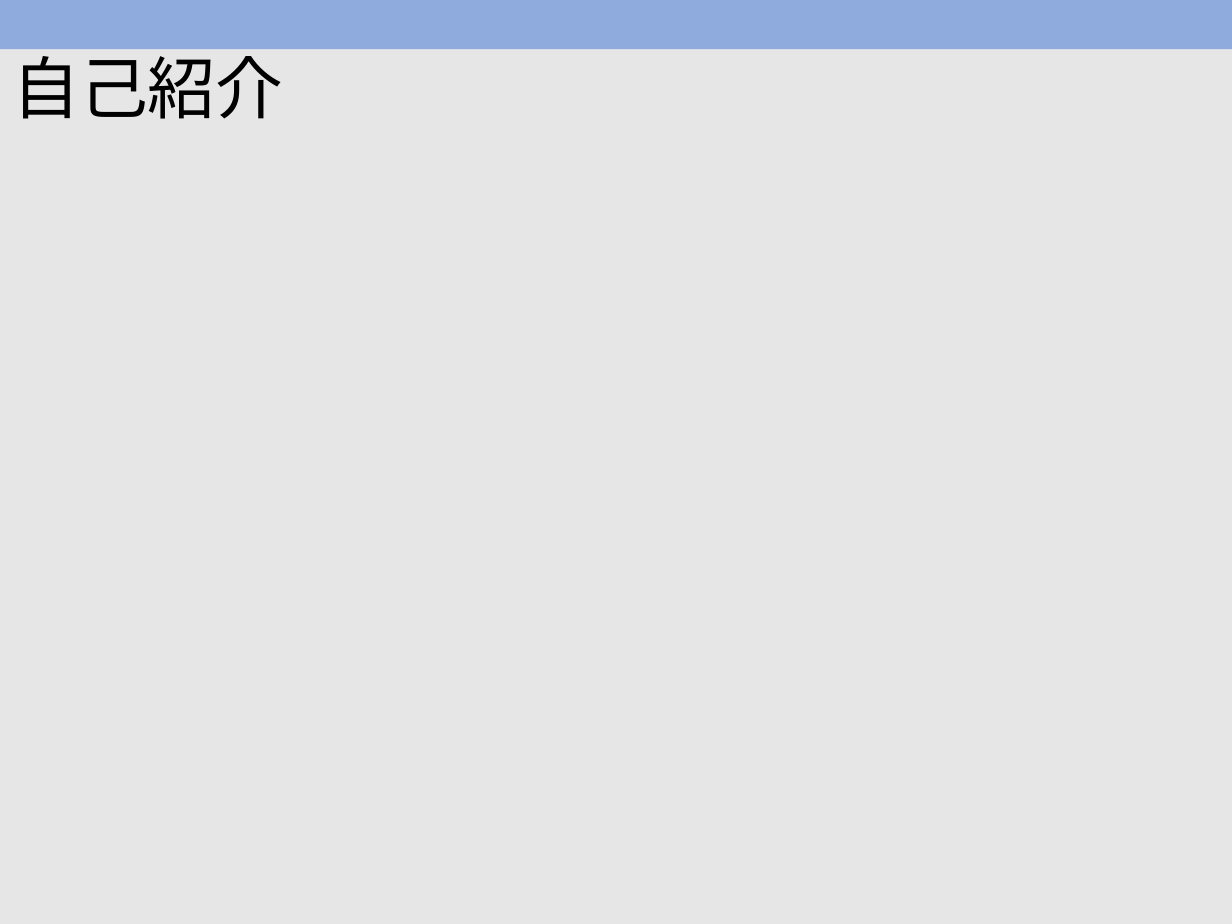
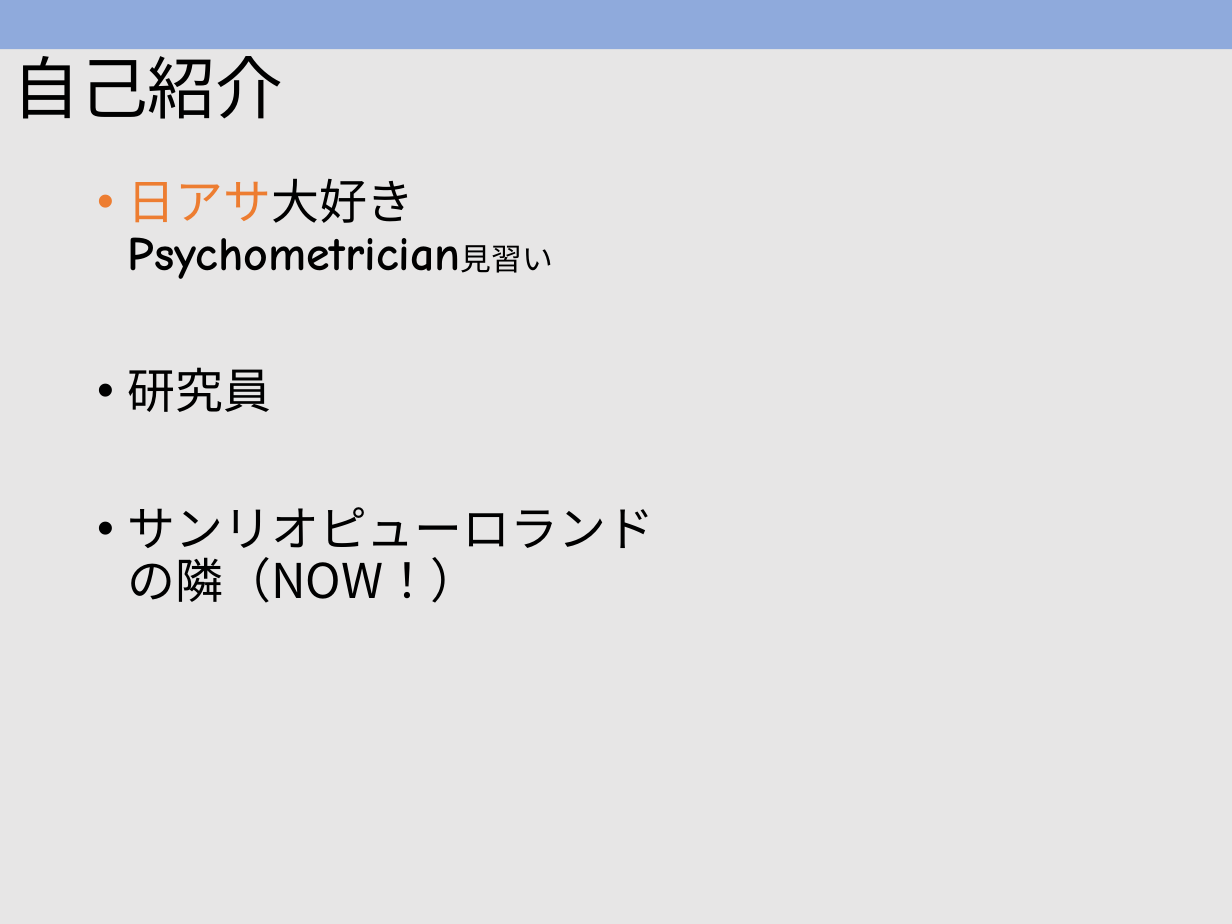
Before and after one commit to takuizum/Sendai.R, a slide deck: slide 2 of Rによる多母集団IRT.pptx. Drawn at 1232x924 pixels with LibreOffice and Linux fonts; fonts in the diff are those of the drawing. Boxes give left, top, right and bottom in pixels: in the first picture for what was removed or moved away, otherwise in the second. Text is boxed around its words. In the diff, an @@ line names an element or a change of style, - is before the commit and + after.

```diff
--- a/Rによる多母集団IRT.pptx
+++ b/Rによる多母集団IRT.pptx
@@ text added at (x1=128, y1=178, x2=654, y2=603), 28 pt, text #000000 @@
+• 日アサ大好きPsychometrician見習い
+• 研究員
+• サンリオピューロランドの隣（NOW！）
```
Also in this commit, not shown: 1 other slide changed, 1 slide added.
